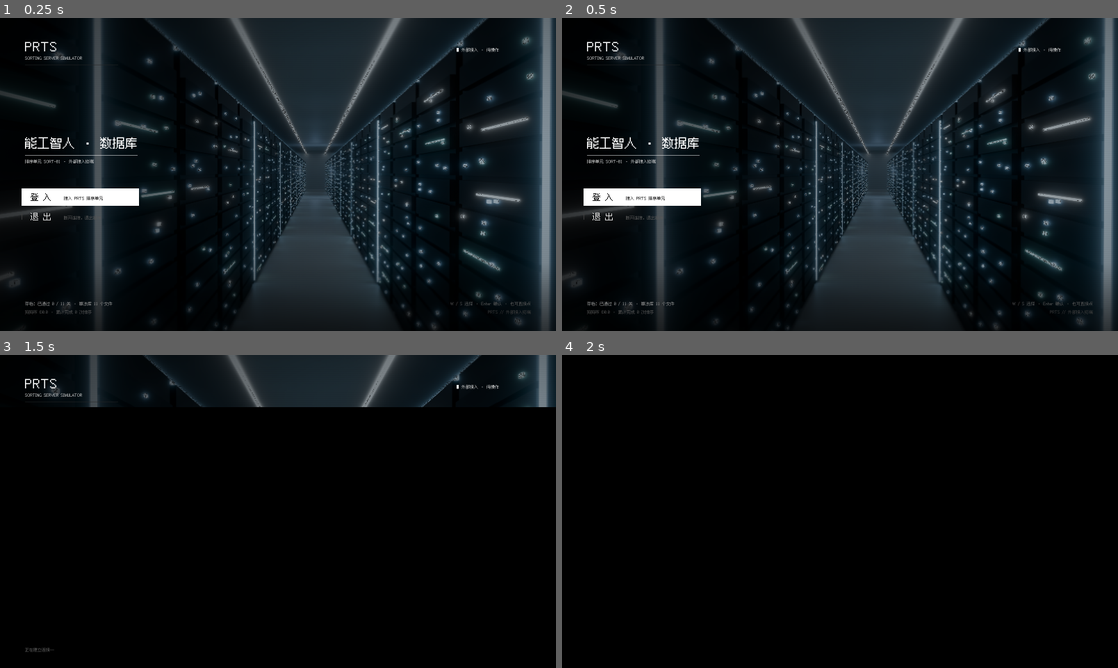
Above: before the commit, frames 1-4 (two rows, left to right).
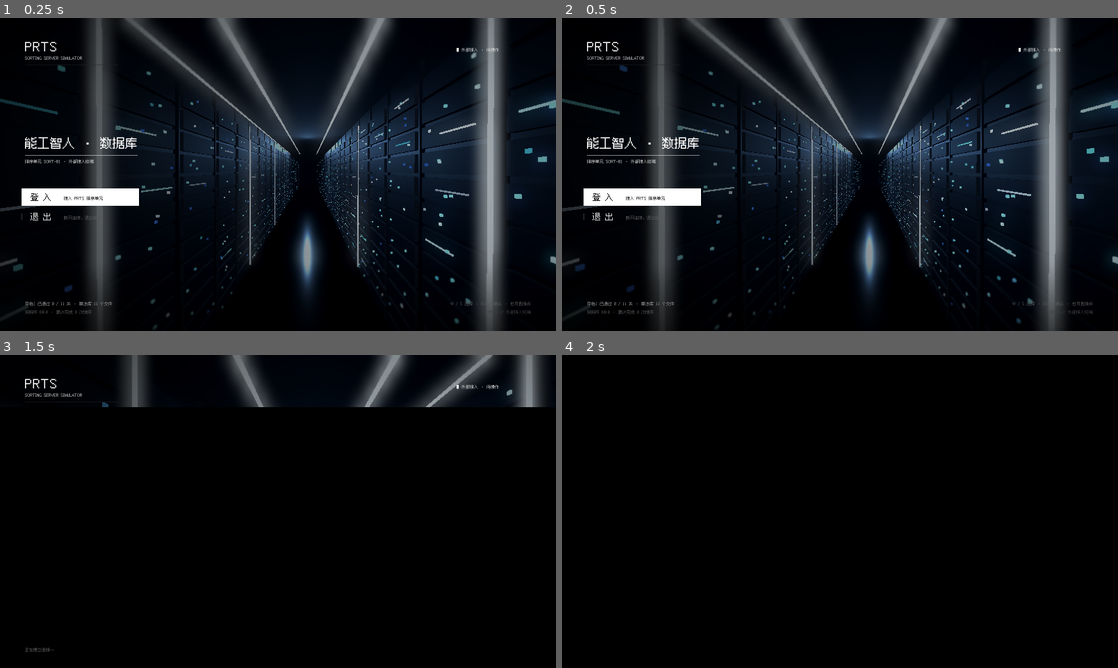
Above: after the commit, the same moments.

Repository: WWNNL/SORTING-SERVER-SIMULATOR
Game: Godot game, scene res://scenes/main.tscn
Two runs of this game, one before a commit and one after it. Both use one fixed random seed, a clock stepped at 60 frames per second and the inputs below.
Inputs (mouse positions are in pixels of both pictures, inside the frame that each line leads up to):
- Up to frame 1 (0.25 s): no input
- Up to frame 2 (0.5 s): no input
- Up to frame 3 (1.5 s): click (400, 639) at 0.52 s; type "12" at 0.6 s; tap Enter (ui_accept) at 1.25 s; move the mouse to (400, 495) at 1.27 s; hold Up (ui_up) from 1.28 s (still down); tap Space at 1.35 s; click (400, 495) at 1.42 s
- Up to frame 4 (2 s): keep holding Up (ui_up); tap Enter (ui_accept) at 1.52 s

The runs differ from the first frame. In frame 1, 39% of the frame differs, in the area x 0-100%, y 0-100%; in frame 2, 39%; in frame 3, 7.0%; in frame 4, nothing differs.

Commit message:
feat: 机房塞进实时 3D——标题屏背景改 SubViewport 实时渲染
不再用 Blender 烘的 title_room.png：机厅按材质合并导出 server_hall.glb
（LED 顶点色携带 相位/是否闪烁/频率 三元组），TitleBackdrop 在 SubViewport
里实时渲染，视差改成镜头真的在走道里横移。LED 明灭由顶点色驱动
（led_blink.gdshader）；景深照旧走灭点深度代理。渲染视口 800×450，
NEAREST 上屏自带 2 画布像素一格的颗粒。

两个坑记一笔：spatial shader 用 unshaded 时 EMISSION 会被整段跳过
（灯全黑）；macOS 对失焦窗口直接停画帧，截图工具必须先
window_move_to_foreground，否则 frame_post_draw 永远不来。

Diff:
--- /dev/null
+++ b/assets/shaders/led_blink.gdshader
@@ -0,0 +1,40 @@
+shader_type spatial;
+render_mode shadows_disabled, ambient_light_disabled;
+
+// 机柜指示灯的明灭。LED 在 Blender 导出时把每颗灯的（相位, 是否闪烁, 频率）
+// 写进了顶点色 COLOR_0：r = 相位 0~1，g = 参与闪烁（约四成半的灯常亮，其余
+// 恒亮），b = 频率 0~1（映射到 1.5~4.5Hz）。同一颗灯的所有顶点共享一个三元组，
+// 所以整颗灯一明一暗，不会出现半颗灯自己跟自己打架。
+//
+// 三组灯（蓝/白/青）共用这一个 shader，颜色由 tint 给出（TitleBackdrop 按
+// 网格名各配一份材质）。明灭是对 75% 深度的硬切——服务器指示灯是"亮/灭"，
+// 不是呼吸；这套语言和烘图版的判定式一脉相承。
+
+// 灯色。三组各配：蓝 / 白 / 青。
+uniform vec3 tint = vec3(0.3, 0.6, 1.0);
+// 秒（TitleBackdrop 每帧喂）。所有灯共享一个时钟，相位靠顶点色岔开。
+uniform float time_s = 0.0;
+// 亮态的发光强度。要压过 1.0，environment 的 glow 才接得住它。
+uniform float brightness : hint_range(0.0, 8.0) = 2.6;
+// 明灭深度：1.0 = 全灭，0.9 = 留一点底亮，像隔着雾看。
+uniform float blink_strength : hint_range(0.0, 1.0) = 0.9;
+
+varying vec4 v_col;
+
+void vertex() {
+	// 顶点色在 fragment 里不直接可读（spatial 的 COLOR 是输出），过一道 varying
+	v_col = COLOR;
+}
+
+void fragment() {
+	float gate = step(0.5, v_col.g);
+	float rate = 1.5 + 3.0 * v_col.b;
+	float phase = v_col.r * TAU;
+	float wave = 0.5 + 0.5 * sin(time_s * rate + phase);
+	float k = 1.0 - blink_strength * gate * (0.75 - 0.75 * wave * wave);
+	// 不能用 unshaded：那个模式下光照整段跳过，EMISSION 一起被忽略，
+	// 输出永远是 ALBEDO（这里是纯黑）。走正常光照，ALBEDO 给 0，
+	// 颜色全部走 EMISSION——不受灯光影响，glow 也接得住 >1 的亮度。
+	ALBEDO = vec3(0.0);
+	EMISSION = tint * brightness * k;
+}
--- a/assets/shaders/title_layer.gdshader
+++ b/assets/shaders/title_layer.gdshader
@@ -1,22 +1,22 @@
 shader_type canvas_item;
 render_mode blend_mix, unshaded;
 
-// 开始菜单的背景。机房是 Blender 烘的一张写实渲染图（title_room.png），
-// 这个着色器负责把"静态的一张图"变成"能对焦、能跟着鼠标晃的镜头画面"。
+// 开始菜单的背景。机房是 SubViewport 里实时渲染的 3D 场景（TitleBackdrop），
+// 这个着色器负责把"渲染出来的一帧"变成"能对焦、能跟着鼠标晃的镜头画面"。
 //
-// 四件事：
-//   1. 景深。真做景深要深度缓冲，而这张图根本没有深度——但它是**透视**的：
+// 三件事：
+//   1. 景深。真做景深要深度缓冲，而这张渲染结果没有深度——但它是**透视**的：
 //      画面上的纵坐标基本就等于深度（贴着灭点最远，画面上下两端最近）。
 //      所以拿"离灭点线的距离"当深度代理，就能做出"焦点跟着鼠标上下走"的
 //      对焦效果：鼠标往上 = 对远处，画面底部糊；往下 = 对近处，远处糊。
-//   2. 像素化。这套界面是 12px 点阵字，背景太"高清"反而像贴了张照片。
-//      量化到 2 屏幕像素一格之后，和点阵字是同一个语汇。
-//   3. 调色。增益/染色/暗角/扫描线，以及转场用的 fade。
-//   4. 指示灯闪烁。烘死的 LED 靠"亮而孤立的像素块"判定找回来，
-//      各自按 hash 出来的相位与速率明灭（见 fragment 末尾）。
+//   2. 调色。增益/染色/暗角/扫描线，以及转场用的 fade。
+//      （像素化不再需要：渲染本身就是半分辨率，NEAREST 上屏自带颗粒。）
+//
+// 机柜指示灯的明灭不在这一层——LED 是真几何，明灭写进它们自己的材质里
+// （led_blink.gdshader，顶点色驱动）。
 //
 // 模糊用的是黄金角螺旋取样的 16 抽头。单帧只跑一次、只在菜单上跑，
-// 开销可以忽略；比起真正的两趟高斯，一个 pass 里就能把半径开到十几像素。
+// 开销可以忽略；比起真正的两趟高斯，一个 pass 里就能把半径开到十几纹素。
 
 // 当前焦点深度：0 = 最远（灭点），1 = 最近（画面上下两端）
 uniform float focus : hint_range(0.0, 1.5) = 0.3;
@@ -28,7 +28,7 @@
 uniform float horizon = 0.435;
 // 屏幕尺寸（像素）。用来把 FRAGCOORD 换算成屏幕坐标。
 uniform vec2 screen_size = vec2(1600.0, 900.0);
-// 像素块边长（<= 1 表示不量化）
+// 像素块边长（<= 1 表示不量化）。实时渲染版直接关掉：半分辨率上屏自带颗粒。
 uniform float pixel = 2.0;
 uniform float gain = 1.0;
 uniform vec3 tint = vec3(1.0);
@@ -37,13 +37,9 @@
 uniform float scanline = 0.0;
 // 转场：整层淡出到透明（底下是纯黑）
 uniform float fade = 1.0;
-// 指示灯闪烁：blink_time 是秒（TitleBackdrop 每帧喂），strength 0 = 关。
-uniform float blink_time = 0.0;
-uniform float blink_strength : hint_range(0.0, 1.0) = 0.0;
 
 const float GOLDEN = 2.39996323;
 const int TAPS = 16;
-const vec3 LUMA = vec3(0.299, 0.587, 0.114);
 
 void fragment() {
 	vec2 uv = UV;
@@ -93,33 +89,6 @@
 	col.rgb *= 1.0 - scanline * step(1.0, mod(FRAGCOORD.y, 3.0));
 }
 
-// 指示灯闪烁：机柜上的 LED 是烘死在图里的，让它们"活着"要在 shader 里找回来。
-// 判定用两个条件相乘，缺一不可：
-//   亮      —— 块亮度超过阈值（暗块是机身，不参与）；
-//   孤立    —— 比四邻亮出一截。灯带是大面积连续亮，邻居采样必然落在灯上，
-//              iso 归零，一条灯带才不会被闪成噪声；LED 是孤点，四周全暗。
-// 相位与速率取自块坐标的 hash：每颗灯各闪各的，约一半的灯常亮、其余按
-// 1.5~4.5Hz 明灭（明灭深度到 75%——服务器指示灯是"亮/灭"而不是"呼吸"）。
-if (blink_strength > 0.001) {
-	vec2 tq = TEXTURE_PIXEL_SIZE * pixel;
-	vec2 blk = floor(UV / tq);
-	vec2 cuv = (blk + 0.5) * tq;
-	vec2 g = tq * 9.0;
-	float l0 = dot(texture(TEXTURE, cuv).rgb, LUMA);
-	float ln = dot(texture(TEXTURE, cuv + vec2(g.x, 0.0)).rgb, LUMA);
-	float lf = dot(texture(TEXTURE, cuv - vec2(g.x, 0.0)).rgb, LUMA);
-	float lu = dot(texture(TEXTURE, cuv + vec2(0.0, g.y)).rgb, LUMA);
-	float ld = dot(texture(TEXTURE, cuv - vec2(0.0, g.y)).rgb, LUMA);
-	float iso = clamp((l0 - max(max(ln, lf), max(lu, ld)) - 0.10) * 6.0, 0.0, 1.0)
-		* step(0.30, l0);
-	float r1 = fract(sin(dot(blk, vec2(127.1, 311.7))) * 43758.5453);
-	float r2 = fract(sin(dot(blk, vec2(269.5, 183.3))) * 43758.5453) * TAU;
-	float r3 = fract(sin(dot(blk, vec2(419.2, 371.9))) * 43758.5453);
-	float gate = step(0.55, r1);
-	float wave = 0.5 + 0.5 * sin(blink_time * (1.5 + 3.0 * r3) + r2);
-	col.rgb *= 1.0 - blink_strength * iso * gate * (0.75 - 0.75 * wave * wave);
-}
-
 col.a *= fade;
 COLOR = col;
 }
--- a/scripts/ui/title_backdrop.gd
+++ b/scripts/ui/title_backdrop.gd
@@ -1,35 +1,53 @@
 class_name TitleBackdrop
 extends Control
-## 开始菜单的背景：一张 Blender 烘的机房图 + 鼠标驱动的视差与景深。
-##
-## 机房本体（title_room.png）渲染自写实版的服务器机厅——两排机柜、蓝白 LED、
-## 天花双灯带、体积雾与反射地板。它的内部不再分层：机柜是坐在地上的，把地面
-## 和机柜拆到两层里，滑动时接缝和倒影会露馅；单层反而稳。视差因此是"整幅
-## 画面在滑"（镜头本身在微动），纵深交给景深与流光去讲。
-##
-## 深度从哪来：这张图没有深度缓冲，但机房是**透视**的，画面纵坐标基本
-## 就等于深度（贴着灭点最远、画面上下两端最近）。着色器拿这个当深度代理，
-## 于是"对焦"变成一个可以直接算的量：|深度 − 焦点|。
+## 开始菜单的背景：实时渲染的 3D 机房 + 鼠标驱动的视差与景深。
+##
+## 机房本体是 Blender 建模的服务器机厅（assets/title/server_hall.glb），装在
+## SubViewport 里每帧实时渲染，再经由 title_layer.gdshader 上屏。视差不再是
+## "整幅画面在滑"——是镜头真的在走道里横移：近处的机柜滑得多、远处的少，
+## 纵深是几何给的，不是效果调出来的。机柜指示灯的明灭由导出时写进顶点色的
+## 三元组驱动（led_blink.gdshader），三组 LED（蓝/白/青）各配一份材质。
+##
+## 景深仍是深度代理：渲染出来的画面依然没有深度缓冲，但机房是**透视**的，
+## 画面纵坐标基本就等于深度（贴着灭点最远、画面上下两端最近），着色器照旧
+## 拿"离灭点线的距离"当深度代理，"对焦"于是还是那个可以直接算的量。
+##
+## 相机和当年烘图的那台是同一台（30mm、走道中央、瞄准走道尽头——Blender 的
+## Z-up 已折算成 Godot 的 Y-up，见 CAM_POS / CAM_AIM / CAM_FOV），灭点位置
+## 因此不变：景深代理和标题屏"右侧留灭点"的版面都不受换渲染方式的影响。
 ##
 ## 鼠标的两个分量各管一件事，合起来就是"镜头在动"：
-##   左右 → 视差：整层往鼠标的反方向滑
+##   左右 → 视差：镜头在走道里横移（画面朝反向滑）
 ##   上下 → 对焦：鼠标往上对远处，往下对近处（画面上下两端一起糊，中间清楚）
 ##
-## 全自绘之外的东西很少：一个 TextureRect 挂着色器，再加两层压暗。
+## 对外的结构：一个 SubViewport（3D 世界）+ 一个 TextureRect（挂着色器上屏）
+## + 两层压暗。
+
+## 渲染分辨率：内容画布的一半。上屏走 NEAREST 放大，一格正好 2 个画布
+## 像素，和 12px 点阵字是同一种颗粒。画布恒为 1600×900（stretch=viewport），
+## 所以 2×/3× 窗口下这个换算照样成立。
+const VIEW_SIZE := Vector2i(800, 450)
+
+const HALL_SCENE := "res://assets/title/server_hall.glb"
+
+## 相机：位置与瞄准点（Godot 坐标，Y-up）。等价于 Blender 里那台
+## (0, -7.6, 1.38)、瞄准 (-1.05, 8.0, 1.22) 的相机：x 不动，y/z 互换、z 取反。
+const CAM_POS := Vector3(0.0, 1.38, 7.6)
+const CAM_AIM := Vector3(-1.05, 1.22, -8.0)
+## 垂直视场角。30mm 镜头、36mm 传感器（16:9）→ 2·atan(0.6·9/16) ≈ 37.35°。
+## Godot 的 fov 是垂直口径（默认 KEEP_HEIGHT），正好对上。
+const CAM_FOV := 37.35
 
 ## 灭点在画面上的位置（占屏宽 / 屏高）。这是**算**出来的，不是估的：
-## 渲染那台相机是 30mm、放在走道中央 (0, -7.6, 1.38)、瞄准 (-1.05, 8.0, 1.22)，
-## 水平半视角 31.0°、垂直 18.6°，灭点因此偏右 5.6%、偏上 1.5%。
-## 值必须和渲染时的相机对上：改渲染就要改这里（流光的 VP 引用同一个值）。
+## 相机水平半视角 31.0°、垂直 18.6°，灭点偏右 5.6%、偏上 1.5%。
+## 相机参数改了就要改这里（景深代理引用它）。
 const VP := Vector2(0.556, 0.485)
 
-const ROOM_TEX := "res://assets/title/title_room.png"
-
-## 过扫描：图比屏幕大一圈。视差会让图层滑动，不留余量就会滑出边缘。
-const OVERSCAN := 1.14
-
-## 视差幅度（像素，按 1600×900 基准）。单层给中间档：太小像没动，
-## 太大就是"一张照片在平移"，24px 是"镜头在手心里晃"的量。
+## 视差幅度：镜头在走道里横移的米数。±0.3m 是"站在原地侧了侧身"——
+## 太小像没动，太大就走出了走道中线，机柜会怼到脸上。
+const PARALLAX_M := 0.3
+## 屏幕像素口径的视差（1600×900 基准）：layer_offset 对外报的就是它，
+## 量级和旧版"整幅滑动"一致（标题屏和其他层对它的认知不用改）。
 const PARALLAX_ROOM := 24.0
 ## 鼠标平滑速度（每秒衰减到 e^-speed）。直接跟手会抖，太慢又像拖不动。
 const SMOOTH_SPEED := 6.0
@@ -38,21 +56,24 @@
 ## 上限就是 1.0（画面下沿）。
 const FOCUS_MIN := 0.0
 const FOCUS_MAX := 1.0
-## 机房层的离焦模糊上限（像素）。图是 3200×1800、铺到 1.14 倍过扫描的屏幕上
-## 约合 0.57 纹素/屏像素；屏上要糊出 1920 图 7px 的观感，纹素半径就得 ×1.75。
-const BLUR_ROOM := 12.0
-## 像素块边长（纹素）。量化后要落在 2 个屏像素一格上，和点阵字同一种颗粒：
-## 2 / 0.57 ≈ 3.5。
-const ROOM_PIXEL := 3.5
-
-## 机房层的一点调色。渲染本身已经是冷调，这里整体压暗一档——
+## 离焦模糊上限（**源图纹素**）。渲染是 800×450、上屏放大 2 倍，
+## 3.5 纹素 ≈ 旧版烘图（3200×1800）上 12 纹素的观感。
+const BLUR_ROOM := 3.5
+
+## 机房的一点调色。画面本身是冷调，这里整体压暗一档——
 ## 菜单是"还没开灯的机房"，画面要暗得能容下反白的高亮块；
 ## 只微微染一点蓝，不提亮。
 const ROOM_GAIN := 0.78
 const ROOM_TINT := Color(0.92, 0.97, 1.0)
-## 指示灯闪烁的深度（0~1）。烘死的 LED 在 shader 里按"亮而孤立的块"判定
-## 后明灭，1.0 的明灭深度是全灭；0.9 留一点底亮，像隔着雾看。
+## 指示灯明灭深度（0~1），喂给 LED 材质。0.9 = 灭的时候留一点底亮。
 const BLINK_STRENGTH := 0.9
+## 三组 LED 的灯色。Blender 里就是这三种材质，名字即颜色。
+const LED_TINTS := {
+	"led_blue": Color(0.25, 0.5, 1.0),
+	"led_white": Color(0.85, 0.92, 1.0),
+	"led_cyan": Color(0.35, 0.9, 1.0),
+}
+
 ## 暗角与扫描线。菜单是要读字的，这两样都只给一点点：
 ## 暗角 0.30 够把四角压下去，扫描线 0.05 是"这台机器在发光"的笔触。
 const VIGNETTE := 0.30
@@ -65,7 +86,11 @@
 const SCRIM_BOTTOM_ALPHA := 0.55
 const SCRIM_BOTTOM_HEIGHT := 0.22
 
-var _room: TextureRect
+var _viewport: SubViewport
+var _rig: Node3D
+var _cam: Camera3D
+var _led_mats: Array[ShaderMaterial] = []
+var _view: TextureRect
 var _scrim_l: TextureRect
 var _scrim_b: TextureRect
 
@@ -75,11 +100,10 @@
 ## 测试里关掉：headless 没有真鼠标，位置永远是 (0,0)
 var follow_mouse := true
 
-var _base_room := Rect2()
 var _last_size := Vector2.ZERO
 var _fade := 1.0
 var _focus := 0.35
-## 累计秒数：喂给 shader 的 blink_time，驱动指示灯明灭
+## 累计秒数：喂给 LED 材质的 time_s，驱动指示灯明灭
 var _t := 0.0
 
 
@@ -149,15 +173,17 @@
 	return _mouse
 
 
-## 机房层当前的偏移（像素）。
+## 机房层当前的偏移（屏幕像素口径）。镜头横移本身是米制的，
+## 这里折算回旧版"整幅滑动"的像素量级，给需要像素口径的人（测试、
+## 想跟着背景一起滑的层）。
 func layer_offset(_i: int) -> Vector2:
-	return _room.position - _base_room.position
-
-
-## 机房层当前的离焦模糊半径（像素）。测试核对"焦点变化真的改变了模糊量"用。
+	return parallax_offset(_mouse, 1.0, PARALLAX_ROOM)
+
+
+## 机房层当前的离焦模糊半径（纹素）。测试核对"焦点变化真的改变了模糊量"用。
 ## 这层铺满屏幕、深度是逐像素算的，对外只能报一个"中段"的值。
 func layer_blur(_i: int) -> float:
-	var mat := _room.material as ShaderMaterial
+	var mat := _view.material as ShaderMaterial
 	return blur_for_depth(0.5, _focus, float(mat.get_shader_parameter("blur_max")))
 
 
@@ -174,31 +200,102 @@
 
 
 ## 视差偏移：鼠标往右，画面往左（镜头在往右转）。
-## weight 留着当纵深权重——将来真要再拆层，近景给它更大的值就行。
+## weight 留着当纵深权重——真 3D 里纵深是自动的，这个量只服务对外接口。
 static func parallax_offset(mouse: Vector2, weight: float, amount: float) -> Vector2:
 	return (Vector2(0.5, 0.5) - mouse) * amount * weight
 
 
-## 过扫描之后图层该占多大。居中放大，四边各留出 OVERSCAN 的余量。
-static func layer_rect(screen: Vector2, overscan: float) -> Rect2:
-	var s := screen * overscan
-	return Rect2((screen - s) * 0.5, s)
-
-
 # ================================================================ 内部
 
 func _build() -> void:
-	_room = _make_layer(ROOM_TEX)
+	_build_world()
+	_view = _make_view()
 	_scrim_l = _make_scrim(true)
 	_scrim_b = _make_scrim(false)
 
 
-func _make_layer(path: String) -> TextureRect:
+## 3D 世界：环境 + 灯 + 机房 + 相机，全装在 SubViewport 里。
+func _build_world() -> void:
+	_viewport = SubViewport.new()
+	_viewport.size = VIEW_SIZE
+	_viewport.own_world_3d = true
+	_viewport.render_target_update_mode = SubViewport.UPDATE_ALWAYS
+	add_child(_viewport)
+
+	var world := Node3D.new()
+	_viewport.add_child(world)
+
+	# 环境：机房是"还没开灯"的暗调，环境光给一点冷蓝就够；
+	# 雾把走道尽头压进黑里，glow 接 LED 和荧光条的发光。
+	var env := Environment.new()
+	env.background_mode = Environment.BG_COLOR
+	env.background_color = Color(0.008, 0.012, 0.02)
+	env.ambient_light_source = Environment.AMBIENT_SOURCE_COLOR
+	env.ambient_light_color = Color(0.45, 0.6, 0.85)
+	env.ambient_light_energy = 0.4
+	env.fog_enabled = true
+	env.fog_light_color = Color(0.02, 0.035, 0.07)
+	env.fog_density = 0.035
+	env.glow_enabled = true
+	env.glow_intensity = 0.7
+	env.glow_bloom = 0.08
+	env.glow_hdr_threshold = 1.0
+	var we := WorldEnvironment.new()
+	we.environment = env
+	world.add_child(we)
+
+	# 主光：从天上斜下来的冷光，把机柜顶和走道地面扫出一点方向感
+	var sun := DirectionalLight3D.new()
+	sun.light_color = Color(0.7, 0.82, 1.0)
+	sun.light_energy = 0.4
+	sun.rotation_degrees = Vector3(-38.0, 0.0, 0.0)
+	world.add_child(sun)
+
+	# 走道尽头的一点蓝辉光：画面的灭点方向有东西在亮，纵深才不闷
+	var far_glow := OmniLight3D.new()
+	far_glow.position = Vector3(0.0, 2.4, -13.0)
+	far_glow.light_color = Color(0.5, 0.72, 1.0)
+	far_glow.light_energy = 4.0
+	far_glow.omni_range = 34.0
+	world.add_child(far_glow)
+
+	var hall: Node3D = (load(HALL_SCENE) as PackedScene).instantiate()
+	world.add_child(hall)
+	for mesh_name in LED_TINTS:
+		var mi := hall.find_child(String(mesh_name), true, false) as MeshInstance3D
+		if mi == null:
+			push_warning("TitleBackdrop: 机房里找不到 %s" % mesh_name)
+			continue
+		var mat := ShaderMaterial.new()
+		mat.shader = load("res://assets/shaders/led_blink.gdshader")
+		mat.set_shader_parameter("tint", LED_TINTS[mesh_name])
+		mat.set_shader_parameter("blink_strength", BLINK_STRENGTH)
+		mi.material_override = mat
+		_led_mats.append(mat)
+
+	# 相机挂在一个 rig 下：rig 定在基准位姿，视差就是相机在 rig 局部空间里
+	# 沿 X（走道的横向）平移。look_at 之后 rig 的 −Z 指向走道尽头。
+	_rig = Node3D.new()
+	world.add_child(_rig)
+	_rig.position = CAM_POS
+	_rig.look_at(CAM_AIM)
+	_cam = Camera3D.new()
+	_cam.fov = CAM_FOV
+	_rig.add_child(_cam)
+	_cam.current = true
+
+
+func _make_view() -> TextureRect:
 	var tr := TextureRect.new()
-	tr.texture = load(path)
+	# 铺满背景层。没人会替它算尺寸（压暗层的尺寸在 _apply 里显式设，
+	# 这个要是也不设，就是一块 0×0 的空气——背景整个透明，主界面透出来）
+	tr.set_anchors_preset(Control.PRESET_FULL_RECT)
+	tr.texture_filter = CanvasItem.TEXTURE_FILTER_NEAREST
 	tr.expand_mode = TextureRect.EXPAND_IGNORE_SIZE
 	tr.stretch_mode = TextureRect.STRETCH_SCALE
 	tr.mouse_filter = Control.MOUSE_FILTER_IGNORE
+	if _viewport != null:
+		tr.texture = _viewport.get_texture()
 
 	var mat := ShaderMaterial.new()
 	mat.shader = load("res://assets/shaders/title_layer.gdshader")
@@ -235,11 +332,10 @@
 
 
 func _apply() -> void:
-	if _room == null or size.x < 2.0 or size.y < 2.0:
+	if _view == null or size.x < 2.0 or size.y < 2.0:
 		return
 	if size != _last_size:
 		_last_size = size
-		_base_room = layer_rect(size, OVERSCAN)
 		_scrim_l.position = Vector2.ZERO
 		_scrim_l.size = Vector2(size.x * SCRIM_LEFT_WIDTH, size.y)
 		_scrim_b.position = Vector2(0.0, size.y * (1.0 - SCRIM_BOTTOM_HEIGHT))
@@ -247,21 +343,27 @@
 
 	_focus = focus_from_mouse(_mouse.y)
 
-	var off_room := parallax_offset(_mouse, 1.0, PARALLAX_ROOM)
-	_room.position = _base_room.position + off_room
-	_room.size = _base_room.size
-
-	var room_mat := _room.material as ShaderMaterial
-	room_mat.set_shader_parameter("focus", _focus)
-	room_mat.set_shader_parameter("blur_max", BLUR_ROOM)
-	room_mat.set_shader_parameter("depth_fixed", -1.0)
-	room_mat.set_shader_parameter("horizon", VP.y)
-	room_mat.set_shader_parameter("screen_size", size)
-	room_mat.set_shader_parameter("gain", ROOM_GAIN)
-	room_mat.set_shader_parameter("tint", ROOM_TINT)
-	room_mat.set_shader_parameter("vignette", VIGNETTE)
-	room_mat.set_shader_parameter("scanline", SCANLINE)
-	room_mat.set_shader_parameter("pixel", ROOM_PIXEL)
-	room_mat.set_shader_parameter("fade", _fade)
-	room_mat.set_shader_parameter("blink_time", _t)
-	room_mat.set_shader_parameter("blink_strength", BLINK_STRENGTH)
+	# 视差本体：镜头在走道里横移（rig 的局部 X）。近处机柜滑得多、远处少，
+	# 纵深是几何给的。
+	if _cam != null:
+		var off_m := parallax_offset(_mouse, 1.0, PARALLAX_M)
+		_cam.position = Vector3(off_m.x, 0.0, 0.0)
+
+	var mat := _view.material as ShaderMaterial
+	mat.set_shader_parameter("focus", _focus)
+	mat.set_shader_parameter("blur_max", BLUR_ROOM)
+	mat.set_shader_parameter("depth_fixed", -1.0)
+	mat.set_shader_parameter("horizon", VP.y)
+	mat.set_shader_parameter("screen_size", size)
+	mat.set_shader_parameter("gain", ROOM_GAIN)
+	mat.set_shader_parameter("tint", ROOM_TINT)
+	mat.set_shader_parameter("vignette", VIGNETTE)
+	mat.set_shader_parameter("scanline", SCANLINE)
+	# 源图本来就是半分辨率，NEAREST 上屏自带 2 画布像素一格的颗粒，
+	# 着色器自己的量化关掉（pixel <= 1 即不量化）
+	mat.set_shader_parameter("pixel", 1.0)
+	mat.set_shader_parameter("fade", _fade)
+
+	# LED 的时钟。三组灯共享一个 time_s，相位靠顶点色岔开。
+	for m in _led_mats:
+		m.set_shader_parameter("time_s", _t)
--- a/scripts/ui/title_screen.gd
+++ b/scripts/ui/title_screen.gd
@@ -4,9 +4,9 @@
 ##
 ## 这是整套界面里唯一一屏"看得见机房"的地方，所以它承担的是世界观的门面：
 ## 玩家不是"点了一个按钮开始游戏"，而是站在 PRTS 的机柜通道口，决定接不接进去。
-## 背景是 Blender 烘的写实机房（assets/title/title_room.png），图里的机柜
-## 指示灯在 shader 里实时明灭；镜头随鼠标微动、焦点随鼠标上下走
-## （TitleBackdrop）。分工写在各自文件的开头。
+## 背景是实时渲染的 3D 机房（assets/title/server_hall.glb，TitleBackdrop 把它
+## 装在 SubViewport 里），机柜指示灯由顶点色驱动实时明灭；镜头随鼠标微动、
+## 焦点随鼠标上下走。分工写在各自文件的开头。
 ##
 ## 版面刻意偏左：右边留给灭点，文字全在左边的暗部。
 ## 左边的机柜本身很亮（一排荧光条），所以背景层自带一层从左往右淡出的压暗
--- a/tests/shot_login.gd
+++ b/tests/shot_login.gd
@@ -35,6 +35,9 @@
 
 
 func _shot(path: String) -> void:
+	# 窗口不在前台时 macOS 会判它被遮挡、直接停画帧——frame_post_draw
+	# 永远不来，await 就挂死。每次截图前先把窗口拉回前台。
+	DisplayServer.window_move_to_foreground()
 	await RenderingServer.frame_post_draw
 	var img := root.get_viewport().get_texture().get_image()
 	img.save_png(path)
--- a/tests/shot_title.gd
+++ b/tests/shot_title.gd
@@ -60,6 +60,10 @@
 
 
 func _shot(path: String) -> void:
+	# 窗口不在前台时 macOS 会判它被遮挡、直接停画帧——frame_post_draw
+	# 永远不来，await 就挂死（实测：逻辑照常跑，帧计数冻住）。
+	# 每次截图前先把窗口拉回前台。
+	DisplayServer.window_move_to_foreground()
 	await RenderingServer.frame_post_draw
 	var img := root.get_viewport().get_texture().get_image()
 	img.save_png(path)
--- a/tests/test_title.gd
+++ b/tests/test_title.gd
@@ -3,8 +3,8 @@
 ##   godot --headless --path <项目> --script res://tests/test_title.gd
 ##
 ## 只测**能测的那一半**：色带几何与翻黑顺序、收场时间轴、菜单的选中/命中/两项的
-## 去向、背景的视差与景深算法。画面（机房那张图、指示灯的闪烁、
-## 反白条的样子）要靠实机看，headless 里既没有绘制也没有窗口。
+## 去向、背景的视差与景深算法、3D 机房的接线。画面（实时机房的观感、指示灯的
+## 闪烁、反白条的样子）要靠实机看，headless 里既没有绘制也没有窗口。
 ##
 ## 覆盖的坑：
 ##   · 色带留缝或重叠——底下的主界面会从缝里透出来（和接入屏同一条）。
@@ -12,8 +12,9 @@
 ##   · 点「退出」却走了登入那条路（或者反过来）——两个动作共用一条收场路径，
 ##     只有 _quit_armed 分得开，搞错就是"点了退出反而进游戏"。
 ##   · 收场中还能再点一次——出现第二次收场，信号发两遍。
-##   · 视差方向反了 / 近景比远景滑得少——"纵深"就成了"画面整体在抖"。
+##   · 视差方向反了——"镜头在动"就成了"画面整体在抖"。
 ##   · 焦点算法没把"对焦处的模糊"降到 0——永远糊着，等于没有对焦。
+##   · 机房没接进渲染视口 / LED 材质没配上——背景当场黑屏或灯全不闪。
 
 var _pass := 0
 var _fail := 0
@@ -180,7 +181,7 @@
 		"对焦 %.1f / 偏离 %.1f" % [b, b2])
 
 	# 视差：鼠标往右，画面往左；偏移随幅度与权重线性缩放
-	# （单层机房：整幅一起滑，权重留给将来真要再拆层时用）
+	# （真 3D 里纵深是几何给的，这个像素口径只是对外接口）
 	var off := TitleBackdrop.parallax_offset(Vector2(1.0, 0.5), 1.0, 24.0)
 	var half := TitleBackdrop.parallax_offset(Vector2(1.0, 0.5), 0.5, 24.0)
 	_test("鼠标往右、画面往左", off.x < 0.0,
@@ -189,18 +190,6 @@
 		"权重 1.0 %.1fpx / 0.5 %.1fpx" % [off.x, half.x])
 	_test("鼠标居中时不偏",
 		TitleBackdrop.parallax_offset(Vector2(0.5, 0.5), 1.0, 24.0) == Vector2.ZERO)
-
-	# 过扫描：图必须比屏幕大，否则视差一滑就露出边缘
-	var screen := Vector2(1600, 900)
-	var rect := TitleBackdrop.layer_rect(screen, TitleBackdrop.OVERSCAN)
-	var margin := (rect.size.x - screen.x) * 0.5
-	_test("背景图比屏幕大一圈且居中",
-		rect.size.x > screen.x and rect.size.y > screen.y
-			and is_equal_approx(rect.position.x, -margin)
-			and is_equal_approx(rect.position.y, -(rect.size.y - screen.y) * 0.5),
-		"过扫描 %.0f%%、四边各留 %.0fpx" % [(TitleBackdrop.OVERSCAN - 1.0) * 100.0, margin])
-	_test("过扫描够覆盖最大视差", margin >= TitleBackdrop.PARALLAX_ROOM,
-		"余量 %.0fpx / 最大视差 %.0fpx" % [margin, TitleBackdrop.PARALLAX_ROOM])
 
 
 # ---------------------------------------------------------------- 挂进树
@@ -223,6 +212,20 @@
 	_test("鼠标靠上 → 对焦到远处、画面往左滑",
 		bd.focus() < 0.35 and bd.layer_offset(0).x < 0.0,
 		"焦点 %.2f / 偏移 %.1fpx" % [bd.focus(), bd.layer_offset(0).x])
+	# 视差本体是镜头横移（rig 局部 X）：鼠标往右，镜头也往右，画面才往左滑
+	_test("镜头真的在跟着鼠标横移",
+		bd._cam != null and bd._cam.position.x < 0.0,
+		"相机局部 x %.2fm" % bd._cam.position.x)
+
+	# 3D 世界接线：机房装在半分辨率 SubViewport 里，三组 LED 各配一份闪烁材质
+	_test("机房装在半分辨率 SubViewport 里",
+		bd._viewport != null and bd._viewport.size == TitleBackdrop.VIEW_SIZE,
+		"%d×%d" % [bd._viewport.size.x, bd._viewport.size.y])
+	_test("三组 LED 都配上了闪烁材质", bd._led_mats.size() == 3,
+		"%d 份" % bd._led_mats.size())
+	_test("LED 材质走的是顶点色闪烁 shader",
+		bd._led_mats[0].shader != null
+			and bd._led_mats[0].shader.resource_path.ends_with("led_blink.gdshader"))
 
 	bd.set_mouse_target(Vector2(0.0, 1.0))
 	for i in 40:
Not shown, added: assets/shaders/led_blink.gdshader.uid
Binary file added: assets/title/server_hall.glb
Not shown, added: assets/title/server_hall.glb.import
Binary file removed: assets/title/title_room.png
Not shown, removed: assets/title/title_room.png.import
